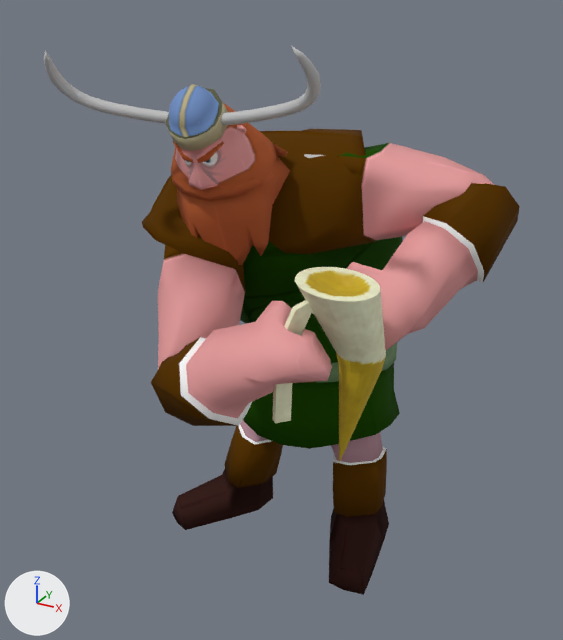
Before and after pictures for a commit that changed the OBJ model assets/Animacion/Vikingo/Celebracion/vikingoCelebracion_000497.obj.
Before and after are seen from a 50 mm camera at (3.98, -6.94, 6.51) aimed at (0.13, 0.05, 3.02). The lights are fixed; the arrows at lower left show +X, +Y and +Z. Where no turn or scale is listed for an object, it has been applied to the vertices.

Names of what the first picture shows: 'Vilkingo_ikingoH', 'jarra_jarraH'.
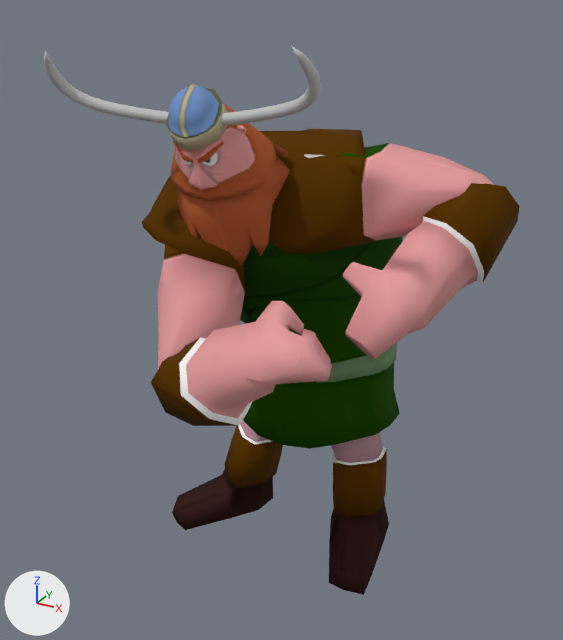
Pixel boxes (x1, y1, x2, y2) of what changed, in the pictures (563 x 640 px):
'jarra_jarraH', deleted: before (273, 267, 386, 462)

Diff of the bpy script that builds the scene:
```diff
--- a/assets/Animacion/Vikingo/Celebracion/vikingoCelebracion_000497.obj.py
+++ b/assets/Animacion/Vikingo/Celebracion/vikingoCelebracion_000497.obj.py
@@ ob_jarra_jarrah @@
-ob_jarra_jarrah = bpy.data.objects.new('jarra_jarraH', me_jarra_jarrah)
-ob_jarra_jarrah.location = (0.0, 0.0, 0.0)
```
